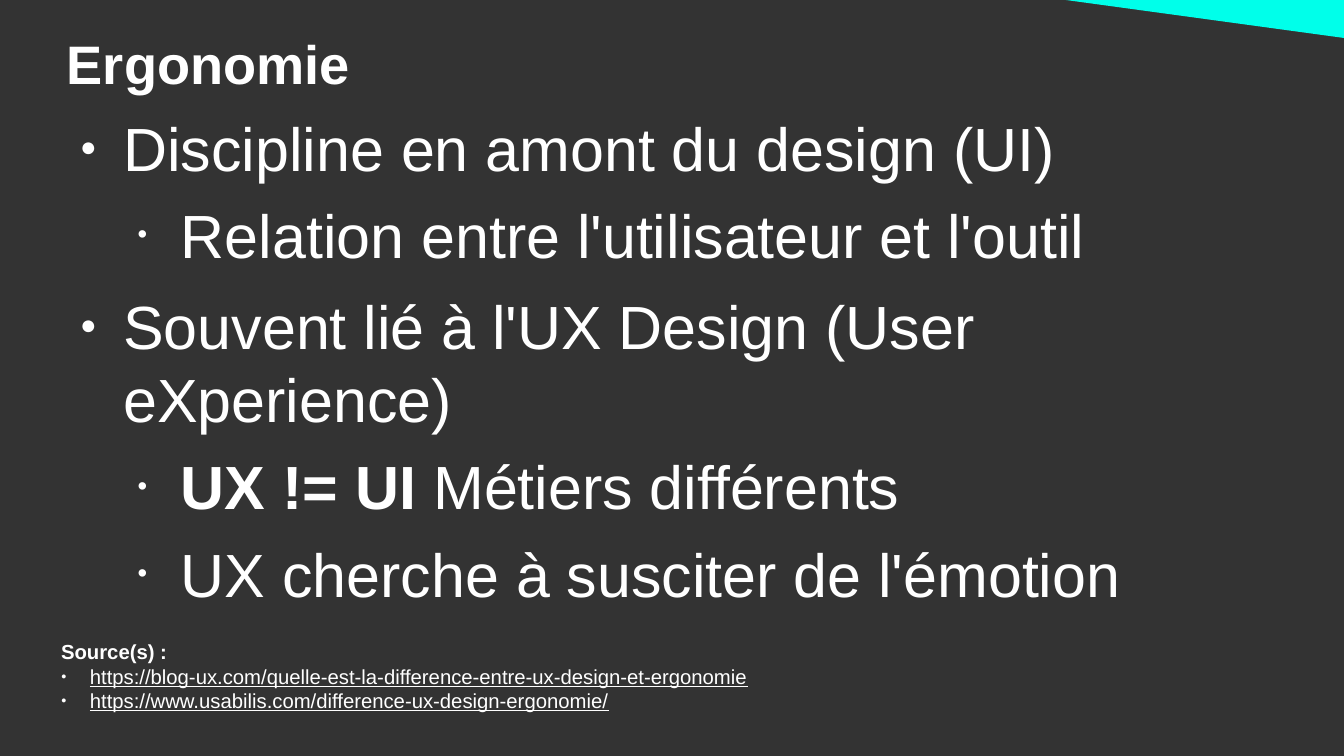
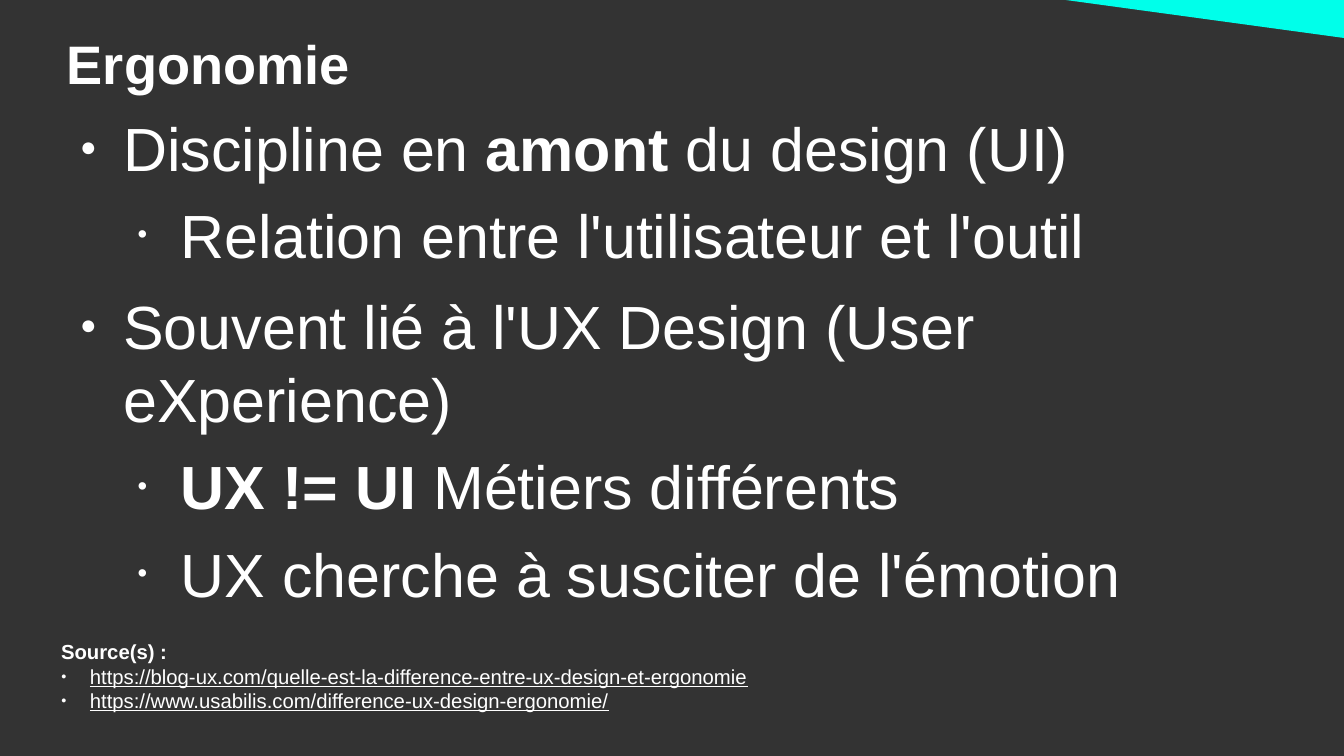
Before and after one commit to DanYellow/cours, a slide deck: slide 5 of ergonomie-et-accessibilite-s2/numero-1/presentation.odp. Drawn at 1344x756 pixels with LibreOffice and Linux fonts; fonts in the diff are those of the drawing. Boxes give left, top, right and bottom in pixels: in the first picture for what was removed or moved away, otherwise in the second. Text is boxed around its words. In the diff, an @@ line names an element or a change of style, - is before the commit and + after.

```diff
--- a/ergonomie-et-accessibilite-s2/numero-1/presentation.odp
+++ b/ergonomie-et-accessibilite-s2/numero-1/presentation.odp
@@ text at [123,127,1068,182]: bold on in "amont" @@
```
Also in this commit, not shown: 1 other file.
